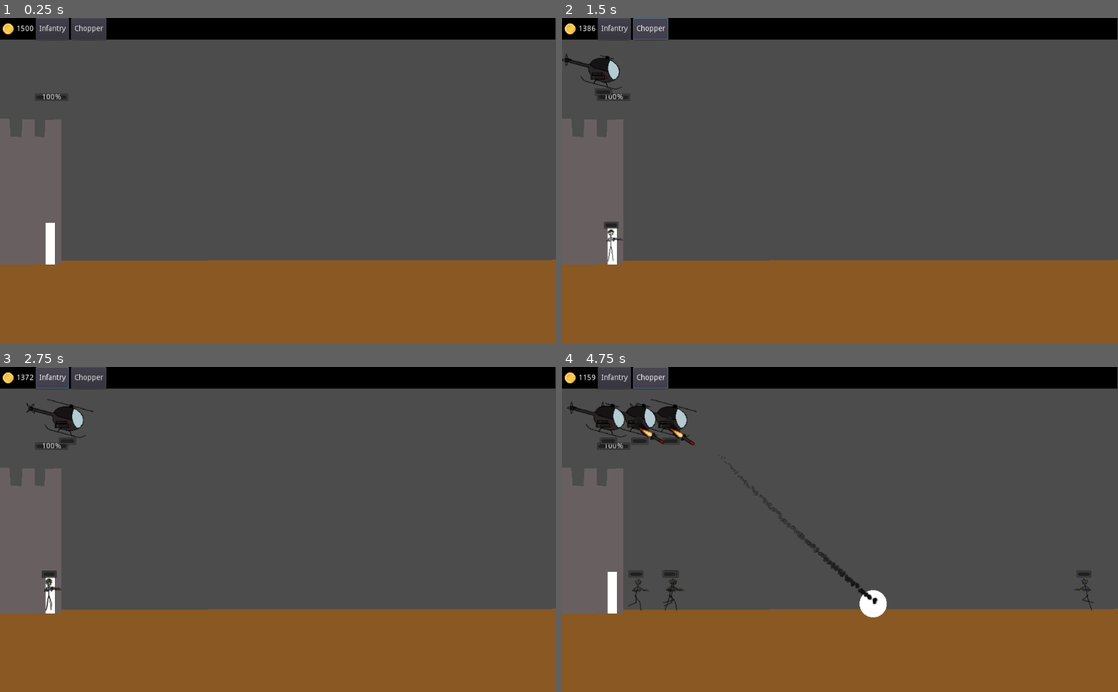
Above: before the commit, frames 1-4 (two rows, left to right).
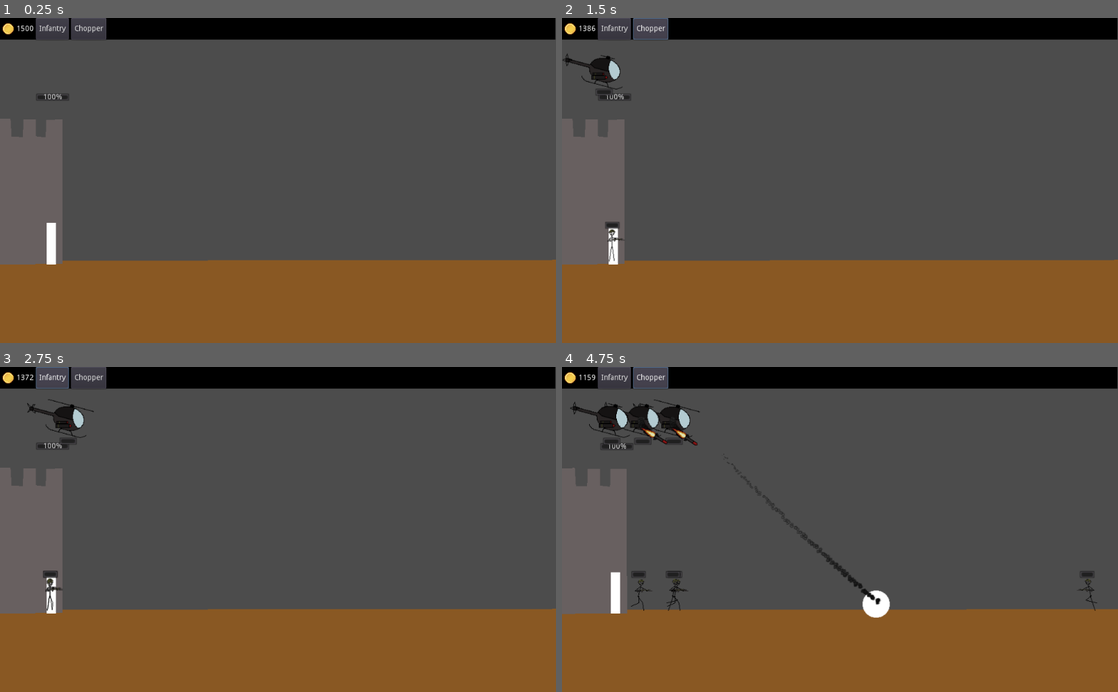
Above: after the commit, the same moments.

Repository: sunderww/StickDefense
Game: Godot game, scene res://Main.tscn
Two runs of this game, one before a commit and one after it. Both use one fixed random seed, a clock stepped at 60 frames per second and the inputs below.
Inputs:
- Up to frame 1 (0.25 s): no input
- Up to frame 2 (1.5 s): click "Infantry" at 0.5 s; click "Chopper" at 1.25 s
- Up to frame 3 (2.75 s): click "Infantry" at 2 s
- Up to frame 4 (4.75 s): click "Chopper" at 2.75 s; click "Infantry" at 3.5 s; click "Chopper" at 4.25 s

The runs differ from the first frame. In frame 1, 0.2% of the frame differs, in the area x 1-13%, y 23-76%; in frame 2, 0.3%; in frame 3, 0.3%; in frame 4, 2.0%, in the area x 0-100%, y 10-78%.

Commit message:
Moved scripts and scenes from root to folders. First juicy effects with frame freezing and camera shake

Diff:
--- /dev/null
+++ b/Common/Camera/ShakableCamera.tscn
@@ -0,0 +1,11 @@
+[gd_scene load_steps=2 format=2]
+
+[ext_resource path="res://Common/Camera/shakable_camera.gd" type="Script" id=1]
+
+[node name="ShakableCamera" type="Camera2D"]
+script = ExtResource( 1 )
+damp_easing = 1.7411
+
+[node name="Timer" type="Timer" parent="."]
+one_shot = true
+[connection signal="timeout" from="Timer" to="." method="_on_Timer_timeout"]
--- /dev/null
+++ b/Common/Camera/shakable_camera.gd
@@ -0,0 +1,50 @@
+extends Camera2D
+
+onready var timer: Timer = $Timer
+
+export var amplitude: float = 6
+export var duration: float = 0.8 setget _set_duration
+export var shake: bool = false setget _set_shake
+export(float, EASE) var damp_easing := 1.0
+
+export var enabled: bool = true
+
+
+func _ready() -> void:
+	randomize()
+	set_process(false)
+	_set_duration(duration) # Force call the method to set the timer duration
+
+
+func _process(delta: float) -> void:
+	var damping := ease(timer.time_left / timer.wait_time, damp_easing)
+	offset = Vector2(
+		rand_range(-amplitude, amplitude) * damping,
+		rand_range(-amplitude, amplitude) * damping
+	)
+
+
+func _set_duration(value: float) -> void:
+	duration = value
+	timer.wait_time = duration
+
+
+func _set_shake(value: bool) -> void:
+	shake = value
+	offset = Vector2()
+
+	# No need to call _process when we're not shaking
+	set_process(value)
+
+	if shake:
+		timer.start()
+
+
+func _on_shake_requested() -> void:
+	if not enabled:
+		return
+	self.shake = true
+
+
+func _on_Timer_timeout() -> void:
+	self.shake = false
--- /dev/null
+++ b/Common/frame_freezer.gd
@@ -0,0 +1,8 @@
+extends Node2D
+
+export var delay_ms := 30
+export var enabled: bool = true
+
+func _on_freeze_requested() -> void:
+	if enabled:
+		OS.delay_msec(delay_ms)
--- a/Entities/Chopper/ChopperMissile.tscn
+++ b/Entities/Chopper/ChopperMissile.tscn
@@ -13,7 +13,7 @@
 [ext_resource path="res://Resources/Particles/Black smoke/blackSmoke10.png" type="Texture" id=11]
 [ext_resource path="res://Resources/Particles/Black smoke/blackSmoke01.png" type="Texture" id=12]
 [ext_resource path="res://Entities/Chopper/ChopperMissile.gd" type="Script" id=13]
-[ext_resource path="res://Misc/removable_particle2D.gd" type="Script" id=14]
+[ext_resource path="res://Common/removable_particle2D.gd" type="Script" id=14]
 
 [sub_resource type="AtlasTexture" id=1]
 flags = 4
@@ -142,15 +142,14 @@
 
 [node name="Particles2D" type="Particles2D" parent="."]
 show_behind_parent = true
-material = SubResource( 16 )
+material = SubResource( 8 )
 amount = 200
 lifetime = 4.0
 speed_scale = 4.0
 randomness = 0.37
-visibility_rect = Rect2( -100, -100, 200, 200 )
 local_coords = false
-process_material = SubResource( 14 )
-texture = SubResource( 15 )
+process_material = SubResource( 15 )
+texture = SubResource( 16 )
 script = ExtResource( 14 )
 
 [node name="VisibilityNotifier2D" type="VisibilityNotifier2D" parent="."]
--- a/Entities/Chopper/Explosion.tscn
+++ b/Entities/Chopper/Explosion.tscn
@@ -4,7 +4,7 @@
 [ext_resource path="res://Entities/Chopper/explosion.gd" type="Script" id=2]
 
 [sub_resource type="CircleShape2D" id=1]
-radius = 40.0
+radius = 55.2076
 
 [sub_resource type="AtlasTexture" id=2]
 flags = 4
--- a/Entities/Chopper/explosion.gd
+++ b/Entities/Chopper/explosion.gd
@@ -1,5 +1,8 @@
 extends Area2D
 
+
+signal request_shake
+signal request_freeze
 
 # Must be set by the object creating the explosion
 var damage
@@ -9,12 +12,15 @@
 
 func _ready() -> void:
 	$AnimatedSprite.playing = true
+	emit_signal("request_shake")
+	emit_signal("request_freeze")
 
 
 func _process(_delta: float) -> void:
 	if not damage_happened:
 		# For some reason bodies is empty the first few frames.
-		# It should at least contain the ground
+		# It should at least contain the ground so wait
+		# until there is at least one body
 		var bodies = get_overlapping_bodies()
 		if len(bodies):
 			for body in get_overlapping_bodies():
@@ -31,7 +37,5 @@
 		# Lower damage when the body is far away
 		var distance = global_position.distance_to(body.global_position)
 		var radius = $CollisionShape2D.shape.radius
-		var actual_damage = min(damage * (radius * 1.5 - distance) / radius, damage)
-
-		DebugService.debug("%s is at distance %f/%f. Damage is %d" % [body.name, distance, radius, actual_damage])
+		var actual_damage = min(damage * (radius * 1.3 - distance) / radius, damage)
 		body.suffer_attack(actual_damage)
--- a/WaveCreator.tscn
+++ b/LevelDesign/WaveCreator.tscn
@@ -1,14 +1,16 @@
-[gd_scene load_steps=5 format=2]
+[gd_scene load_steps=6 format=2]
 
-[ext_resource path="res://Main.gd" type="Script" id=1]
-[ext_resource path="res://Entities/Tower.tscn" type="PackedScene" id=2]
-[ext_resource path="res://GUI/HUD.tscn" type="PackedScene" id=4]
+[ext_resource path="res://Common/Camera/shakable_camera.gd" type="Script" id=1]
+[ext_resource path="res://GUI/HUD.tscn" type="PackedScene" id=2]
+[ext_resource path="res://Entities/Tower.tscn" type="PackedScene" id=3]
+[ext_resource path="res://Main.gd" type="Script" id=4]
+
 
 [sub_resource type="RectangleShape2D" id=1]
 extents = Vector2( 723.126, 81.5747 )
 
 [node name="Main" type="Node2D"]
-script = ExtResource( 1 )
+script = ExtResource( 4 )
 
 [node name="Ground" type="StaticBody2D" parent="."]
 
@@ -39,5 +41,8 @@
 
 [node name="MaxPos" type="Position2D" parent="Allies"]
 position = Vector2( 919.201, 427.983 )
+
+[node name="Camera2D" type="Camera2D" parent="."]
+script = ExtResource( 1 )
 [connection signal="destroyed" from="Tower" to="." method="_on_Tower_destroyed"]
 [connection signal="item_purchased" from="HUD" to="." method="spawn_item"]
--- a/Main.gd
+++ b/Main.gd
@@ -2,15 +2,18 @@
 
 signal enemy_died
 
-# Declare member variables here.
+onready var camera := $ShakableCamera
+onready var freezer := $FrameFreezer
+onready var objects_node := $Objects
+onready var allies_node := $Allies
+onready var enemies_node := $Enemies
+
 var enemy_scene = load("res://Entities/Infantry/EnemyInfantry.tscn")
 
-# Called when the node enters the scene tree for the first time.
-func _ready():
+func _ready() -> void:
 	PlayerVariables.coin = PlayerVariables.base_coin
 
 
-# Called every frame. 'delta' is the elapsed time since the previous frame.
 func _process(delta: float) -> void:
 	PlayerVariables.coin += PlayerVariables.coin_per_second * delta
 
@@ -20,11 +23,9 @@
 	enemy.is_enemy = true
 	enemy.position = $Spawn/Enemy.position
 	enemy.connect("enemy_died", self, "_on_Enemy_died")
-	enemy.connect("spawn_object", self, "spawn_object")
-	$Enemies.add_child(enemy)
+	spawn_object(enemy, enemies_node)
 
 func spawn_item(purchase: Purchase) -> void:
-	get_tree().root.print_tree_pretty()
 	var scene = load(purchase.resource)
 	DebugService.info("spawn %s" % purchase.title)
 
@@ -36,10 +37,7 @@
 	else:
 		DebugService.warning("Spawn item with mouse not implemented yet")
 #	node.max_pos_x = $Allies/MaxPos.global_position.x
-
-	if node.has_signal("spawn_object"):
-		node.connect("spawn_object", self, "spawn_object")
-	$Allies.add_child(node)
+	spawn_object(node, allies_node)
 
 
 func _on_Enemy_died(coin_gain: int) -> void:
@@ -52,7 +50,11 @@
 	DebugService.info("Game Over")
 	get_tree().quit()
 
-func spawn_object(node: Node2D) -> void:
+func spawn_object(node: Node2D, parent_node=objects_node) -> void:
 	if node.has_signal("spawn_object"):
 		node.connect("spawn_object", self, "spawn_object")
-	$Objects.add_child(node)
+	if node.has_signal("request_shake"):
+		node.connect("request_shake", camera, "_on_shake_requested")
+	if node.has_signal("request_freeze"):
+		node.connect("request_freeze", freezer, "_on_freeze_requested")
+	parent_node.call_deferred("add_child", node)
--- a/Main.tscn
+++ b/Main.tscn
@@ -1,8 +1,10 @@
-[gd_scene load_steps=5 format=2]
+[gd_scene load_steps=7 format=2]
 
 [ext_resource path="res://Main.gd" type="Script" id=1]
 [ext_resource path="res://Entities/Tower.tscn" type="PackedScene" id=2]
+[ext_resource path="res://Common/Camera/ShakableCamera.tscn" type="PackedScene" id=3]
 [ext_resource path="res://GUI/HUD.tscn" type="PackedScene" id=4]
+[ext_resource path="res://Common/frame_freezer.gd" type="Script" id=5]
 
 [sub_resource type="RectangleShape2D" id=1]
 extents = Vector2( 723.126, 81.5747 )
@@ -49,6 +51,15 @@
 position = Vector2( 919.201, 427.983 )
 
 [node name="Objects" type="Node2D" parent="."]
+
+[node name="ShakableCamera" parent="." instance=ExtResource( 3 )]
+position = Vector2( 510, 300 )
+current = true
+
+[node name="FrameFreezer" type="Node2D" parent="."]
+position = Vector2( 510, 300 )
+script = ExtResource( 5 )
+delay_ms = 90
 [connection signal="timeout" from="Timer" to="." method="spawn_enemy"]
 [connection signal="destroyed" from="Tower" to="." method="_on_Tower_destroyed"]
 [connection signal="item_purchased" from="HUD" to="." method="spawn_item"]
--- a/project.godot
+++ b/project.godot
@@ -32,7 +32,7 @@
 "base": "Reference",
 "class": "Purchase",
 "language": "GDScript",
-"path": "res://purchase.gd"
+"path": "res://Misc/purchase.gd"
 }, {
 "base": "Node",
 "class": "State",
@@ -56,8 +56,8 @@
 
 [autoload]
 
-PurchaseManager="*res://purchase_manager.gd"
-PlayerVariables="*res://player_variables.gd"
+PurchaseManager="*res://Misc/purchase_manager.gd"
+PlayerVariables="*res://Misc/player_variables.gd"
 DebugService="*res://Misc/debug_service.gd"
 
 [rendering]
Renamed: Misc/removable_particle2D.gd -> Common/removable_particle2D.gd
Not shown: 2 places in Entities/Chopper/ChopperMissile.tscn that only renumber resources
Not shown: 1 places in LevelDesign/WaveCreator.tscn that only renumber resources
Renamed: player_variables.gd -> Misc/player_variables.gd
Renamed: purchase.gd -> Misc/purchase.gd
Renamed: purchase_manager.gd -> Misc/purchase_manager.gd
Renamed: wave_manager.gd -> Misc/wave_manager.gd
